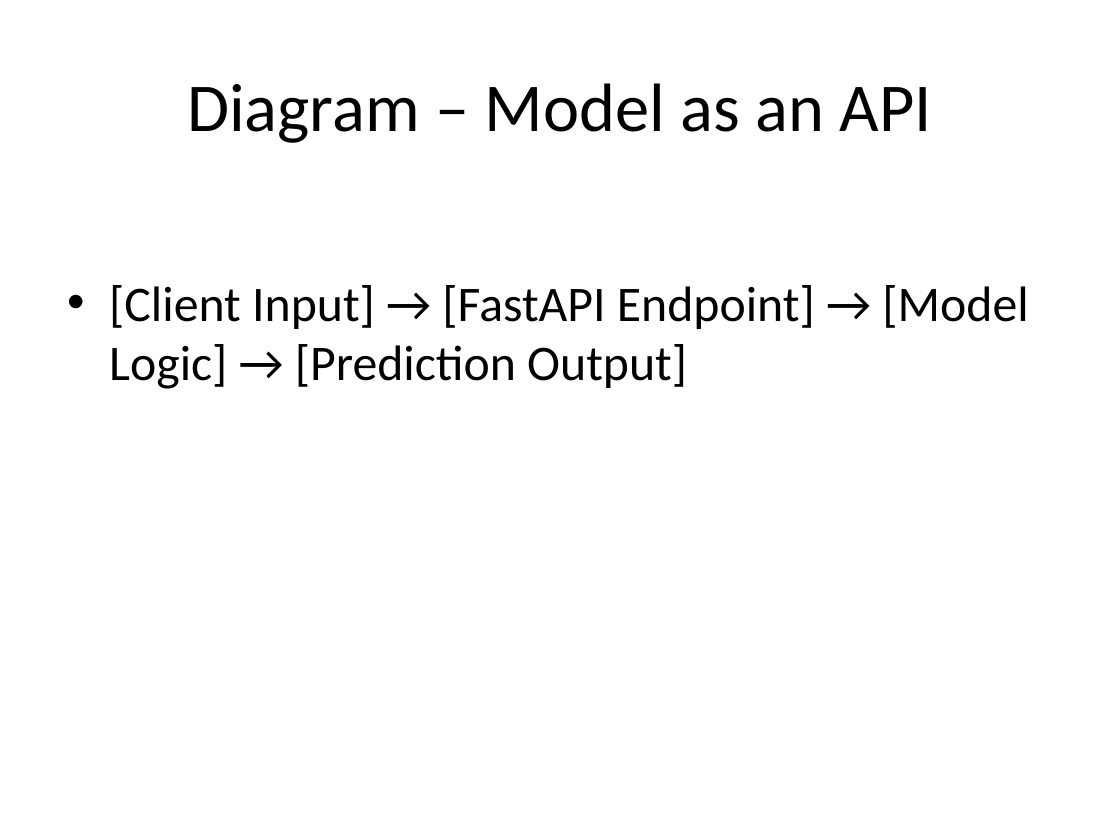
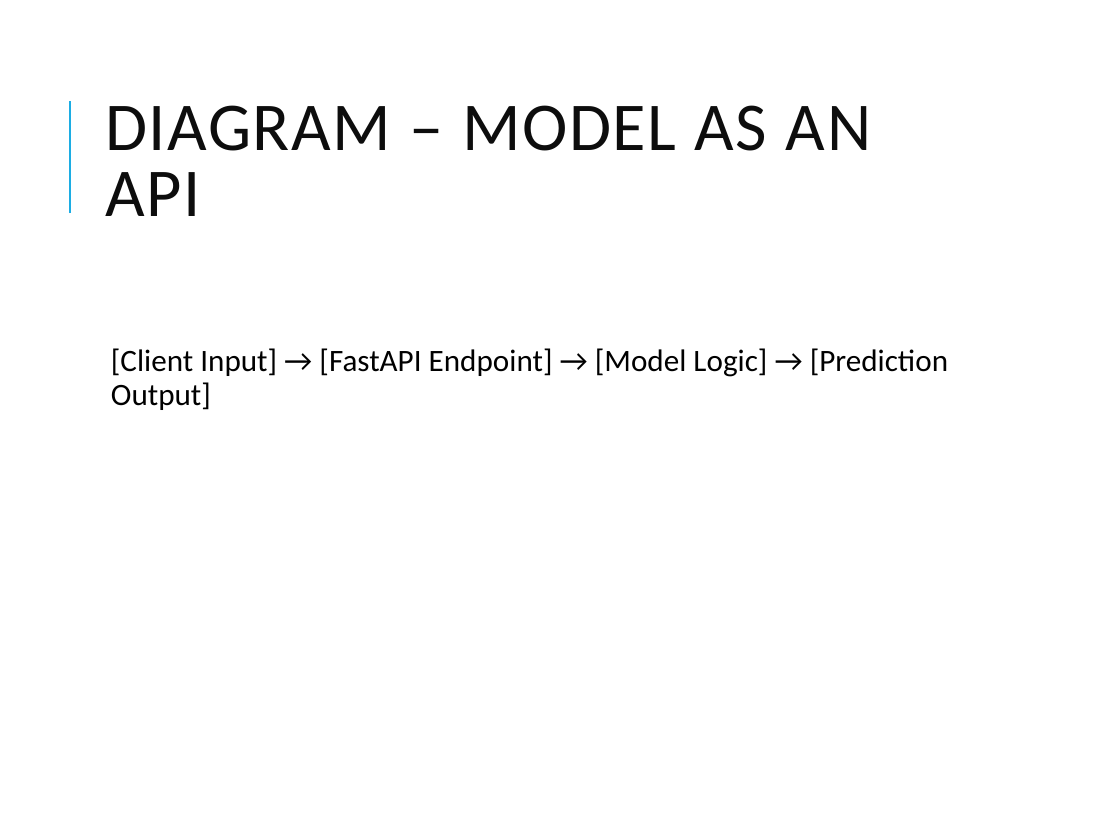
Before and after one commit to Gauransh13738/iris-assignment, a slide deck: slide 6 of FastAPI_by_Gauransh_Singh.pptx. Drawn at 1120x840 pixels with LibreOffice and Linux fonts; fonts in the diff are those of the drawing. Boxes give left, top, right and bottom in pixels: in the first picture for what was removed or moved away, otherwise in the second. Text is boxed around its words. In the diff, an @@ line names an element or a change of style, - is before the commit and + after.

```diff
--- a/FastAPI_by_Gauransh_Singh.pptx
+++ b/FastAPI_by_Gauransh_Singh.pptx
@@ line added from (69, 213) to (69, 101), #1CADE4 1.5 pt @@
@@ title at [105, 105, 871, 216]: text changed; text colour #000000 to #0D0D0D @@
-Diagram – Model as an API
+DIAGRAM – MODEL AS AN API
@@ text "[Client Input] → [FastAPI Endpoint] ...": place and size @@
-text "[Client Input] → [FastAPI Endpoint] ..." at [109, 285, 1028, 389]
+text "[Client Input] → [FastAPI Endpoint] ..." at [111, 348, 948, 410]
@@ text "[Client Input] → [FastAPI Endpoint] ..." at [111, 348, 948, 410]: size 32 to 20 pt; bullet • to  ; line spacing 1 to 0.9; more space between paragraphs @@
```
Also in this commit, not shown: 7 other slides changed.
